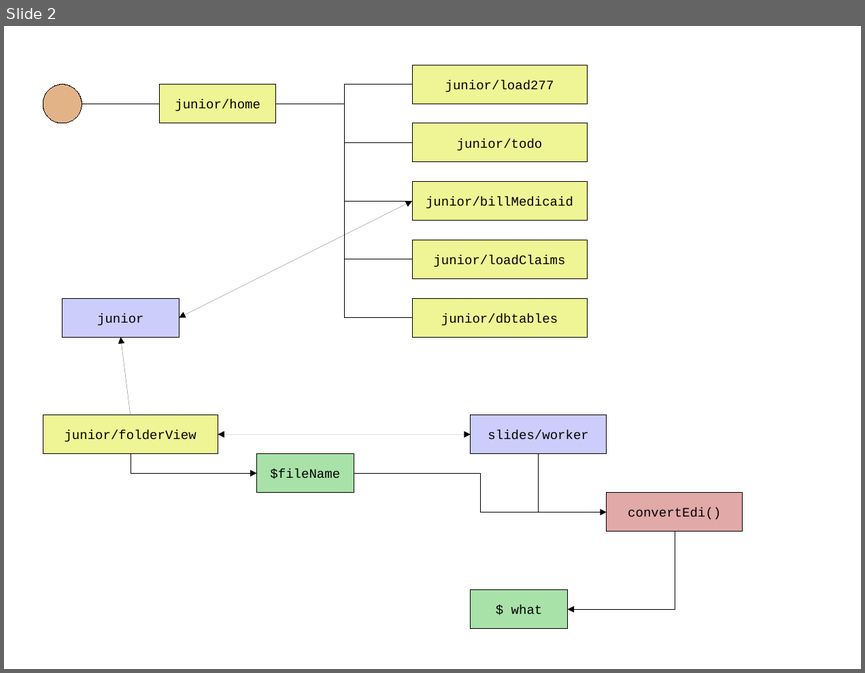
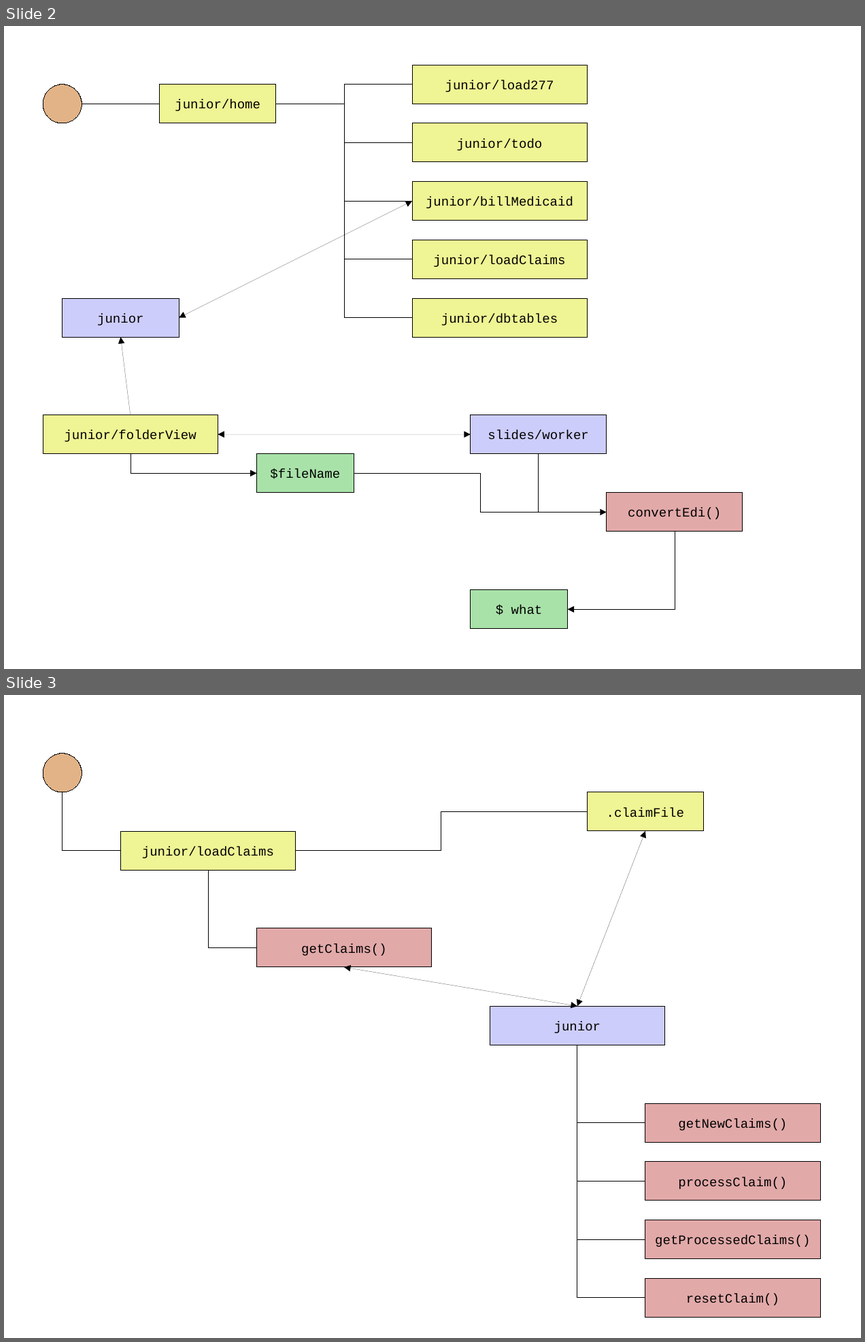
Before and after one commit to JamesLeB/Stout, a slide deck: Documents/junior.odp. Shown one above the other, each under a label of ours: slide 2 before the commit, slides 2 and 3 after it. The pictures are 865x673 and 865x1342 pixels, drawn with LibreOffice and Linux fonts; fonts in the diff are those of the drawing. Boxes give left, top, right and bottom in pixels: in the first picture for what was removed or moved away, otherwise in the second. Text is boxed around its words. In the diff, an @@ line names an element or a change of style, - is before the commit and + after.

Commit message:
update document

```diff
--- a/Documents/junior.odp
+++ b/Documents/junior.odp
@@ slide 3 added at (4,695,861,1338), background #FFFFFF @@
@@ ellipse added at (43,753,82,792), fill #E2B387, outline #000000 0 pt @@
@@ elbow line added from (62, 792) to (121, 851), #000000 0 pt @@
@@ rectangle added at (587,792,704,831), fill #EFF494, outline #000000 0 pt, 12 pt, text #000000 @@
+.claimFile
@@ elbow line added from (296, 851) to (587, 812), #000000 0 pt @@
@@ rectangle added at (121,831,296,870), fill #EFF494, outline #000000 0 pt, 12 pt, text #000000 @@
+junior/loadClaims
@@ double arrow added from (645, 831) to (577, 1006), #000000 0 pt @@
@@ elbow line added from (208, 870) to (257, 948), #000000 0 pt @@
@@ rectangle added at (257,928,432,967), fill #E2A9A9, outline #000000 0 pt, 12 pt, text #000000 @@
+getClaims()
@@ double arrow added from (344, 967) to (578, 1006), #000000 0 pt @@
@@ rectangle added at (490,1006,665,1045), fill #CDCDFB, outline #000000 0 pt, 12 pt, text #000000 @@
+junior
@@ elbow line added from (577, 1045) to (645, 1123), #000000 0 pt @@
@@ elbow line added from (577, 1045) to (645, 1239), #000000 0 pt @@
@@ elbow line added from (577, 1045) to (645, 1297), #000000 0 pt @@
@@ elbow line added from (577, 1045) to (645, 1181), #000000 0 pt @@
@@ rectangle added at (645,1103,821,1142), fill #E2A9A9, outline #000000 0 pt, 12 pt, text #000000 @@
+getNewClaims()
@@ rectangle added at (645,1161,821,1200), fill #E2A9A9, outline #000000 0 pt, 12 pt, text #000000 @@
+processClaim()
@@ rectangle added at (645,1220,821,1259), fill #E2A9A9, outline #000000 0 pt, 12 pt, text #000000 @@
+getProcessedClaims()
@@ rectangle added at (645,1278,821,1317), fill #E2A9A9, outline #000000 0 pt, 12 pt, text #000000 @@
+resetClaim()
```
